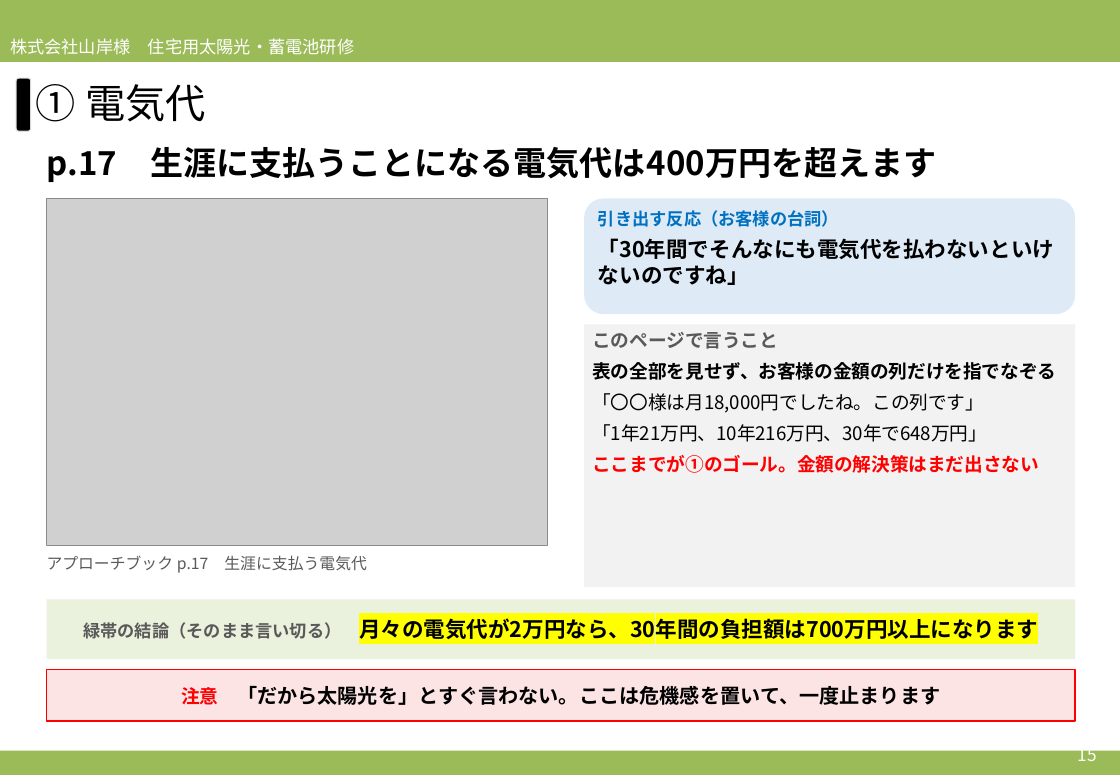
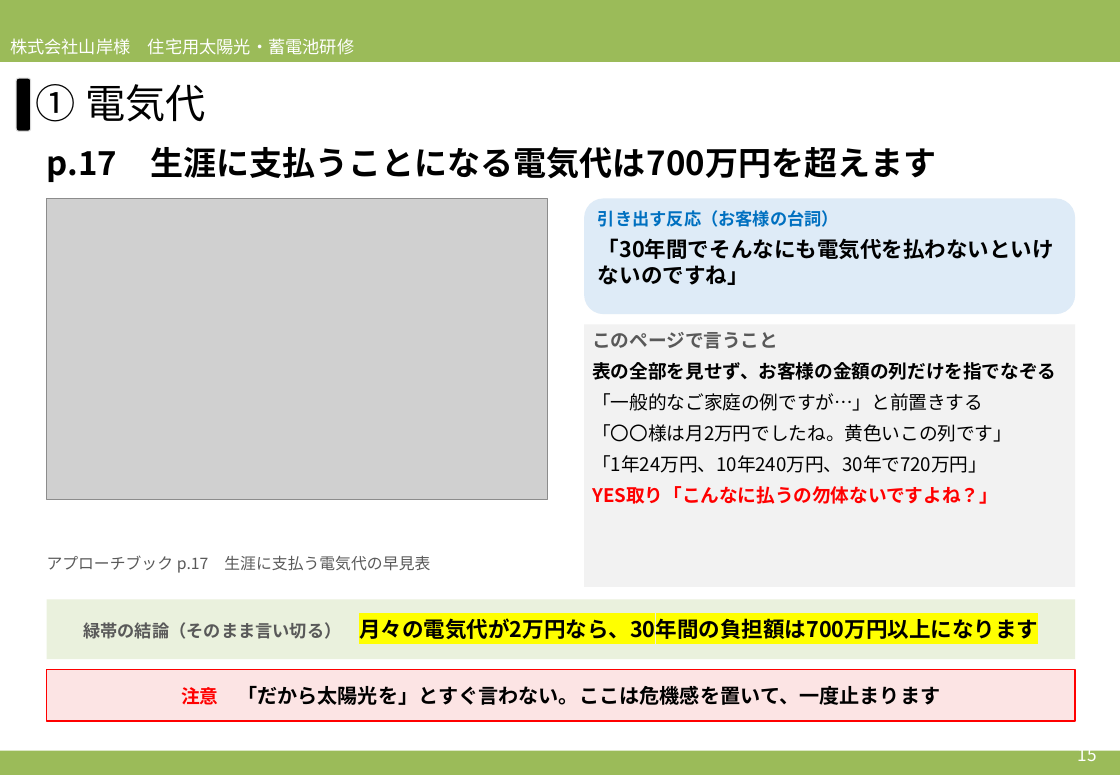
Before and after one commit to soshiro-iki-sys/-, a slide deck: slide 15 of slides/2026営業研修_必要性訴求パート_アプローチブックの伝え方.pptx. Drawn at 1120x775 pixels with LibreOffice and Linux fonts; fonts in the diff are those of the drawing; grey boxes stand for pictures. Boxes give left, top, right and bottom in pixels: in the first picture for what was removed or moved away, otherwise in the second. Text is boxed around its words. In the diff, an @@ line names an element or a change of style, - is before the commit and + after.

```diff
--- a/slides/2026営業研修_必要性訴求パート_アプローチブックの伝え方.pptx
+++ b/slides/2026営業研修_必要性訴求パート_アプローチブックの伝え方.pptx
@@ text at <box>47,147,936,182</box>: text changed @@
-p.17 生涯に支払うことになる電気代は400万円を超えます
+p.17 生涯に支払うことになる電気代は700万円を超えます
@@ picture: place and size @@
-picture at <box>47,199,548,546</box>
+picture at <box>47,199,548,500</box>
@@ text in rectangle at <box>592,393,1012,504</box>: text changed @@
-「〇〇様は月18,000円でしたね。この列です」
-「1年21万円、10年216万円、30年で648万円」
-ここまでが①のゴール。金額の解決策はまだ出さない
+「一般的なご家庭の例ですが…」と前置きする
+「〇〇様は月2万円でしたね。黄色いこの列です」
+「1年24万円、10年240万円、30年で720万円」
+YES取り「こんなに払うの勿体ないですよね？」
@@ text at <box>47,555,430,573</box>: text changed @@
-アプローチブック p.17 生涯に支払う電気代
+アプローチブック p.17 生涯に支払う電気代の早見表
```
Also in this commit, not shown: 13 other slides changed, 16 other files.
